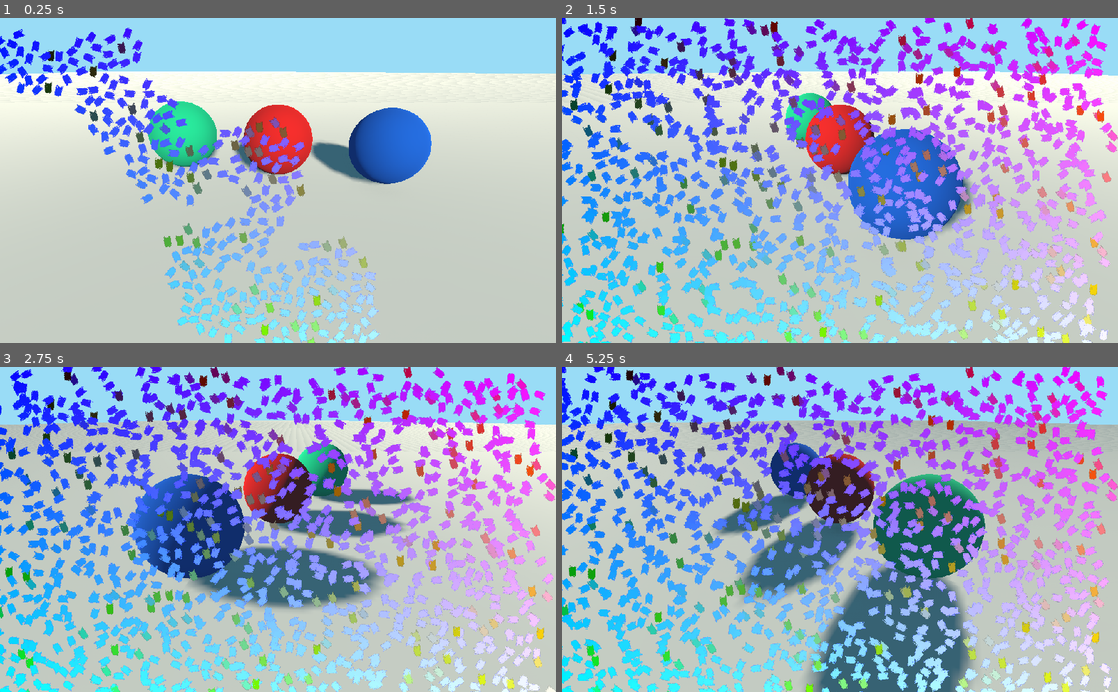
Above: before the commit, frames 1-4 (two rows, left to right).
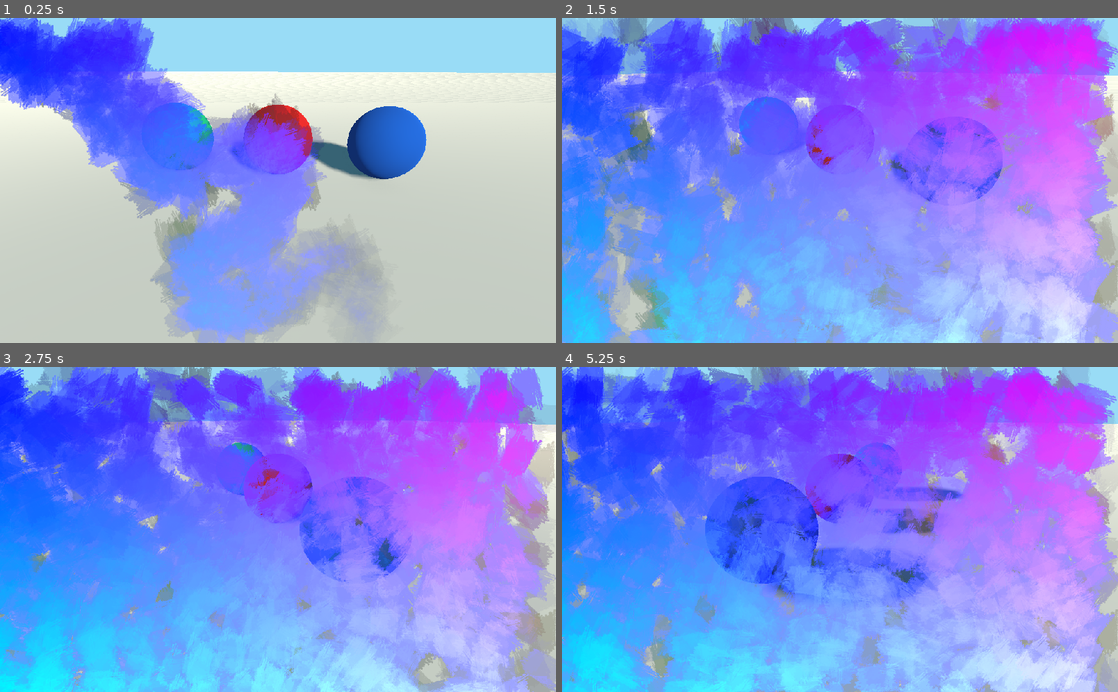
Above: after the commit, the same moments.

Repository: matthewkurnia/schmid
Game: Godot game, scene res://src/renderer/Renderer.tscn
Two runs of this game, one before a commit and one after it. Both use one fixed random seed, a clock stepped at 60 frames per second and the inputs below. The project has no main scene, so this scene is started directly.
Inputs:
- Up to frame 1 (0.25 s): no input
- Up to frame 2 (1.5 s): no input
- Up to frame 3 (2.75 s): no input
- Up to frame 4 (5.25 s): no input

The runs differ from the first frame. In frame 1, 30% of the frame differs, in the area x 0-100%, y 0-100%; in frame 2, 86%; in frame 3, 83%; in frame 4, 86%.

Commit message:
added: smooth stroke respawn

Diff:
--- a/src/renderer/Renderer.tscn
+++ b/src/renderer/Renderer.tscn
@@ -51,6 +51,7 @@
 code = "shader_type particles;
 render_mode keep_data;
 
+uniform int respawn_blend_frames: hint_range(0, 32, 1) = 4;
 uniform float velocity_cutoff: hint_range(0.0, 1.0, 0.01) = 0.2;
 uniform int amount;
 uniform float scale = 1.0;
@@ -103,21 +104,7 @@
 	vec2 position = (normalized_position - vec2(0.5)) * 2.0 * vec2(emission_box_extents.x, emission_box_extents.y);
 	float depth = texture(depth_motion, normalized_position).z;
 
-	// initializes the stroke
-	if (CUSTOM.w < 0.5) {
-		CUSTOM.x = rand_from_seed(alt_seed) * 2.0 * PI;
-		TRANSFORM[3] = vec4(position, 1.0, 0.0);
-		CUSTOM.w = 1.0;
-	}
-
 	normalized_position = (TRANSFORM[3].xy / emission_box_extents.xy) * 0.5 + 0.5;
-
-	COLOR = vec4(
-		normalized_position.x,
-		normalized_position.y,
-		CUSTOM.x,
-		1.0
-	);
 
 	// set the transform
 	TRANSFORM[0] = vec4(cos(CUSTOM.x), -sin(CUSTOM.x), 0.0, 0.0);
@@ -137,13 +124,39 @@
 	TRANSFORM[3].xy += stroke_velocity;
 	float displacement = length(TRANSFORM[3].xy - position);
 
+	// initializes the stroke
+	if (CUSTOM.w <= 0.5 && CUSTOM.y <= 0.0) {
+		CUSTOM.x = rand_from_seed(alt_seed) * 2.0 * PI;
+		TRANSFORM[3] = vec4(position, 1.0, 0.0);
+		CUSTOM.w = 1.0;
+	}
+
+	// Moving the strokes back to initial position after enough displacement to
+	// keep stroke distribution consistent.
 	if (displacement > 80.0 * (0.5 + 0.5 * rand_from_seed(alt_seed))) {
 		CUSTOM.w = 0.0;
 	}
+	// Resetting strokes that has velocity below a certain threshold so that
+	// strokes does not get stuck in one place.
 	if (length(stroke_velocity) < velocity_cutoff) {
 		CUSTOM.w -= 0.02 * (1.0 + rand_from_seed(alt_seed));
 	}
+	// Controlling overall lifetime of stroke.
 	CUSTOM.w -= 0.005 * (1.0 + rand_from_seed(alt_seed));
+
+	float delta = 1.0/float(respawn_blend_frames);
+	if (CUSTOM.w <= 0.5) {
+		CUSTOM.y = max(CUSTOM.y - delta, 0.0);
+	} else {
+		CUSTOM.y = min(CUSTOM.y + delta, 1.0)
+	}
+
+	COLOR = vec4(
+		normalized_position.x,
+		normalized_position.y,
+		CUSTOM.x,
+		CUSTOM.y
+	);
 }
 "
 
@@ -169,9 +182,10 @@
 [sub_resource type="ShaderMaterial" id=7]
 resource_local_to_scene = true
 shader = SubResource( 4 )
-shader_param/velocity_cutoff = 0.1
+shader_param/respawn_blend_frames = 32
+shader_param/velocity_cutoff = 0.0
 shader_param/amount = 1085.0
-shader_param/scale = 0.1
+shader_param/scale = 0.4
 shader_param/scale_random_amount = null
 shader_param/emission_box_extents = Vector3( 512, 300, 1 )
 shader_param/source = SubResource( 10 )
--- a/src/test_scenes/TestBalls.tscn
+++ b/src/test_scenes/TestBalls.tscn
@@ -94,6 +94,5 @@
 
 [node name="AnimationPlayer" type="AnimationPlayer" parent="CameraPivot"]
 autoplay = "CameraRotation"
-playback_speed = 2.0
 anims/CameraRotation = SubResource( 9 )
 anims/RESET = SubResource( 10 )
